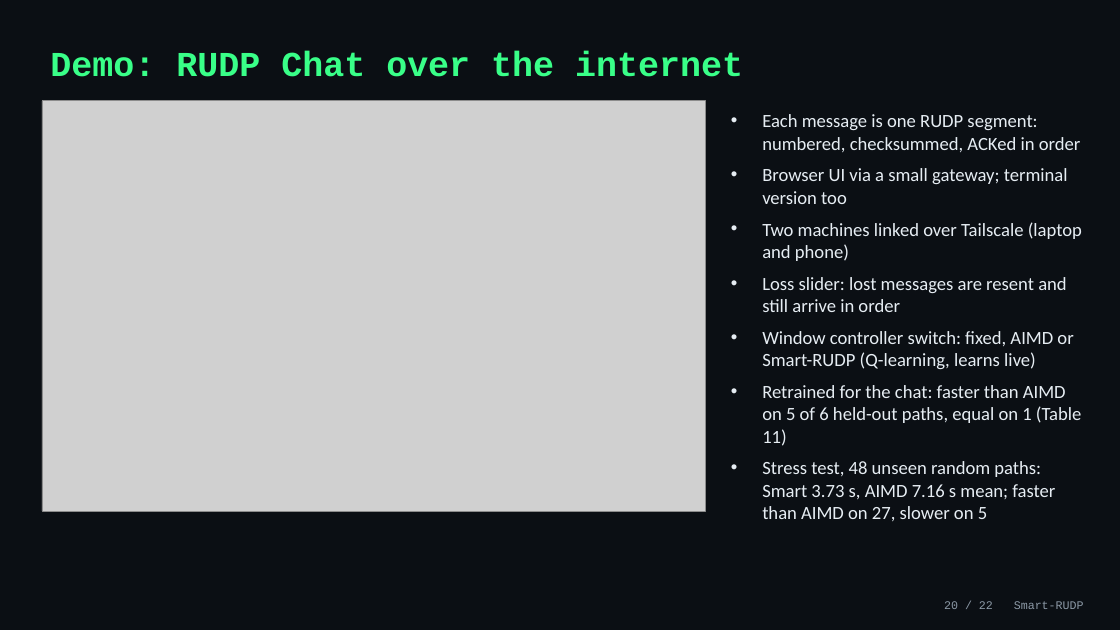
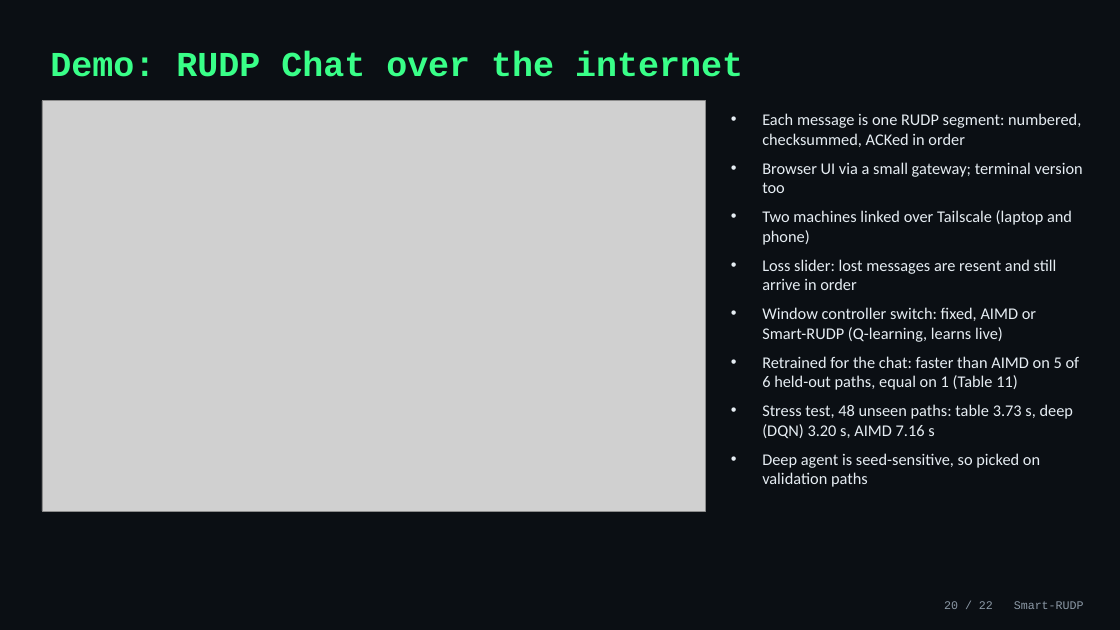
Before and after one commit to Capsturrrr/rudp, a slide deck: slide 20 of docs/RUDP_Presentation.pptx. Drawn at 1120x630 pixels with LibreOffice and Linux fonts; fonts in the diff are those of the drawing; grey boxes stand for pictures. Boxes give left, top, right and bottom in pixels: in the first picture for what was removed or moved away, otherwise in the second. Text is boxed around its words. In the diff, an @@ line names an element or a change of style, - is before the commit and + after.

```diff
--- a/docs/RUDP_Presentation.pptx
+++ b/docs/RUDP_Presentation.pptx
@@ text at box(762, 113, 1083, 390): size 16 to 14 pt in "Each message is one RUDP segment: numbered, ...", "Browser UI via a small gateway; terminal ...", "Two machines linked over Tailscale (laptop and ...", "Loss slider: lost messages are resent and ..." and 2 more places @@
@@ text at box(762, 404, 1073, 487): text changed; size 16 to 14 pt @@
-• Stress test, 48 unseen random paths: Smart 3.73 s, AIMD 7.16 s mean; faster than AIMD on 27, slower on 5
+• Stress test, 48 unseen paths: table 3.73 s, deep (DQN) 3.20 s, AIMD 7.16 s
+• Deep agent is seed-sensitive, so picked on validation paths
```
Also in this commit, not shown: 1 other slide changed, 19 other files.
